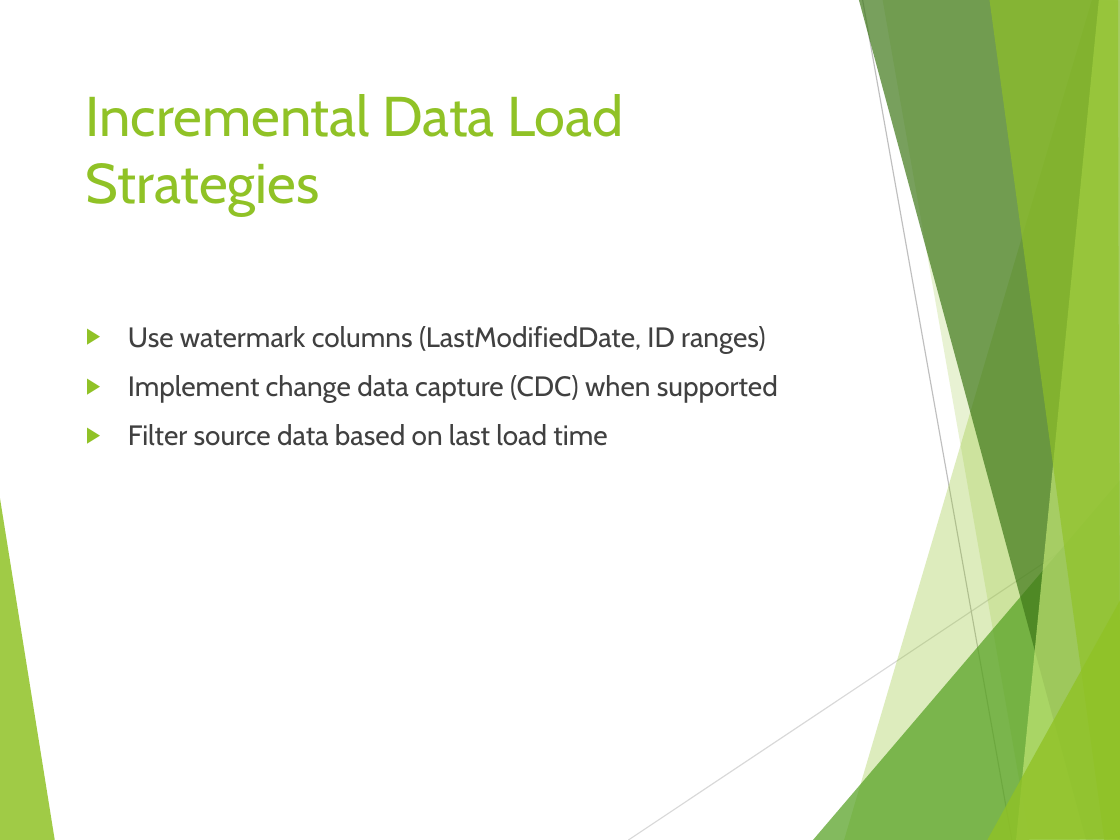
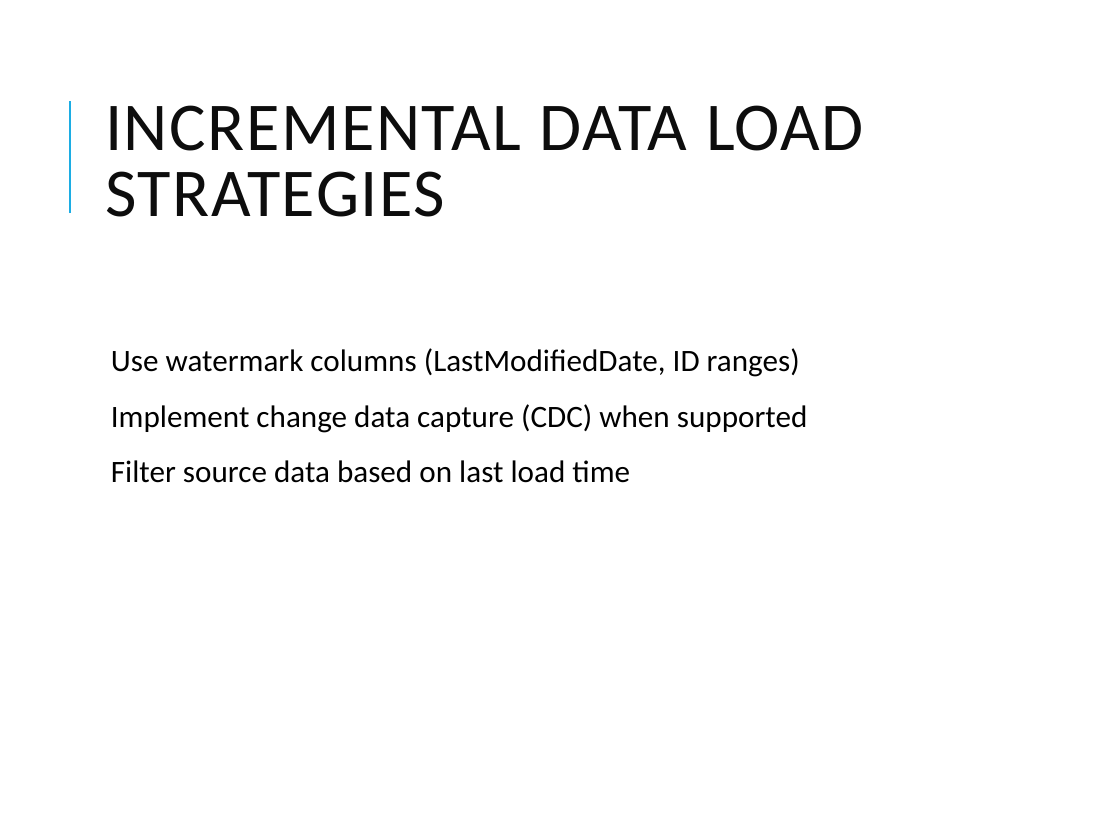
Before and after one commit to vivek1570/DE-Content-WithSnowflakes, a slide deck: slide 10 of Week-1/Day-4/ADF_Advanced_Concepts.pptx (slide 8 before the commit). Drawn at 1120x840 pixels with LibreOffice and Linux fonts; fonts in the diff are those of the drawing. Boxes give left, top, right and bottom in pixels: in the first picture for what was removed or moved away, otherwise in the second. Text is boxed around its words. In the diff, an @@ line names an element or a change of style, - is before the commit and + after.

```diff
--- a/Week-1/Day-4/ADF_Advanced_Concepts.pptx
+++ b/Week-1/Day-4/ADF_Advanced_Concepts.pptx
@@ title "INCREMENTAL DATA LOAD STRATEGIES" at (105,105,864,217): vertical alignment top to middle @@
@@ line added from (69, 213) to (69, 101), #1CADE4 1.5 pt @@
@@ title at (105,105,864,217): text changed; size 36 to 44 pt; font Cabin to Calibri; text colour #90C226 to #0D0D0D @@
-Incremental Data Load Strategies
+INCREMENTAL DATA LOAD STRATEGIES
@@ text "Use watermark columns (LastModifiedDate, ID ...": place and size @@
-text "Use watermark columns (LastModifiedDate, ID ..." at (128,326,778,446)
+text "Use watermark columns (LastModifiedDate, ID ..." at (111,348,808,483)
@@ text "Use watermark columns (LastModifiedDate, ID ..." at (111,348,808,483): size 18 to 20 pt, font Cabin to Calibri, text colour #404040 to #000000; bullet ▶ to  ; line spacing 1 to 0.9; more space between paragraphs; bullet colour #90C226 to #1CADE4 @@
@@ group removed at (0,0,1120,840): 8 freeform shapes, 2 lines @@
```
Also in this commit, not shown: 9 other slides changed, 2 slides added, 20 other files.
